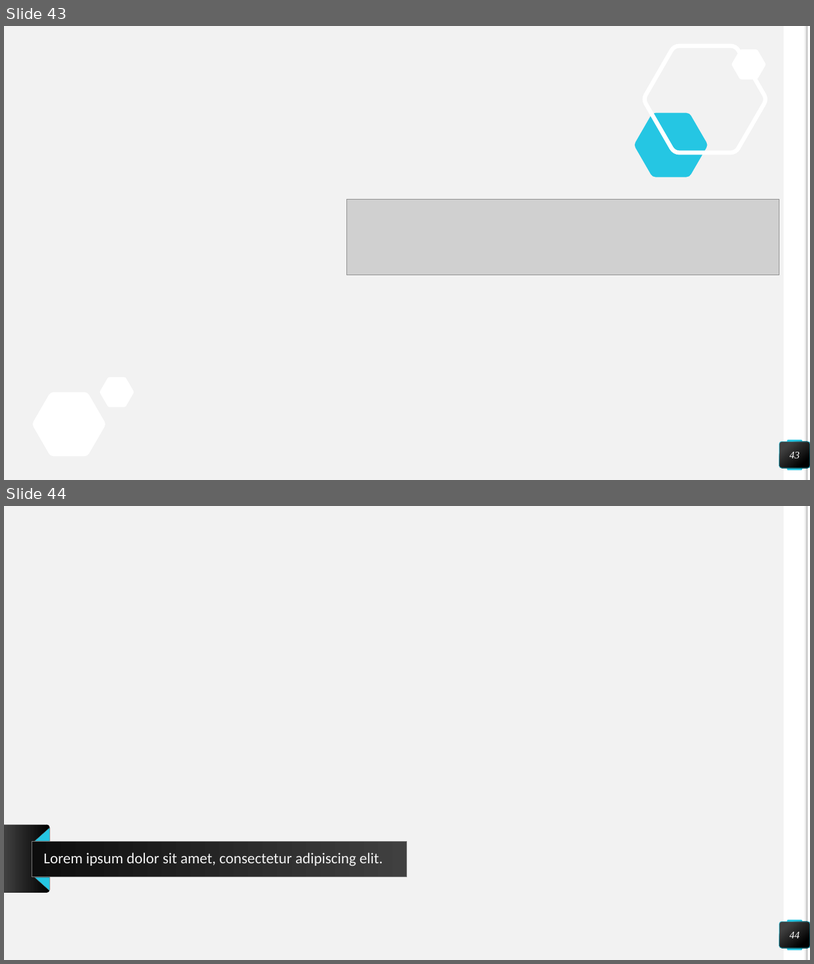
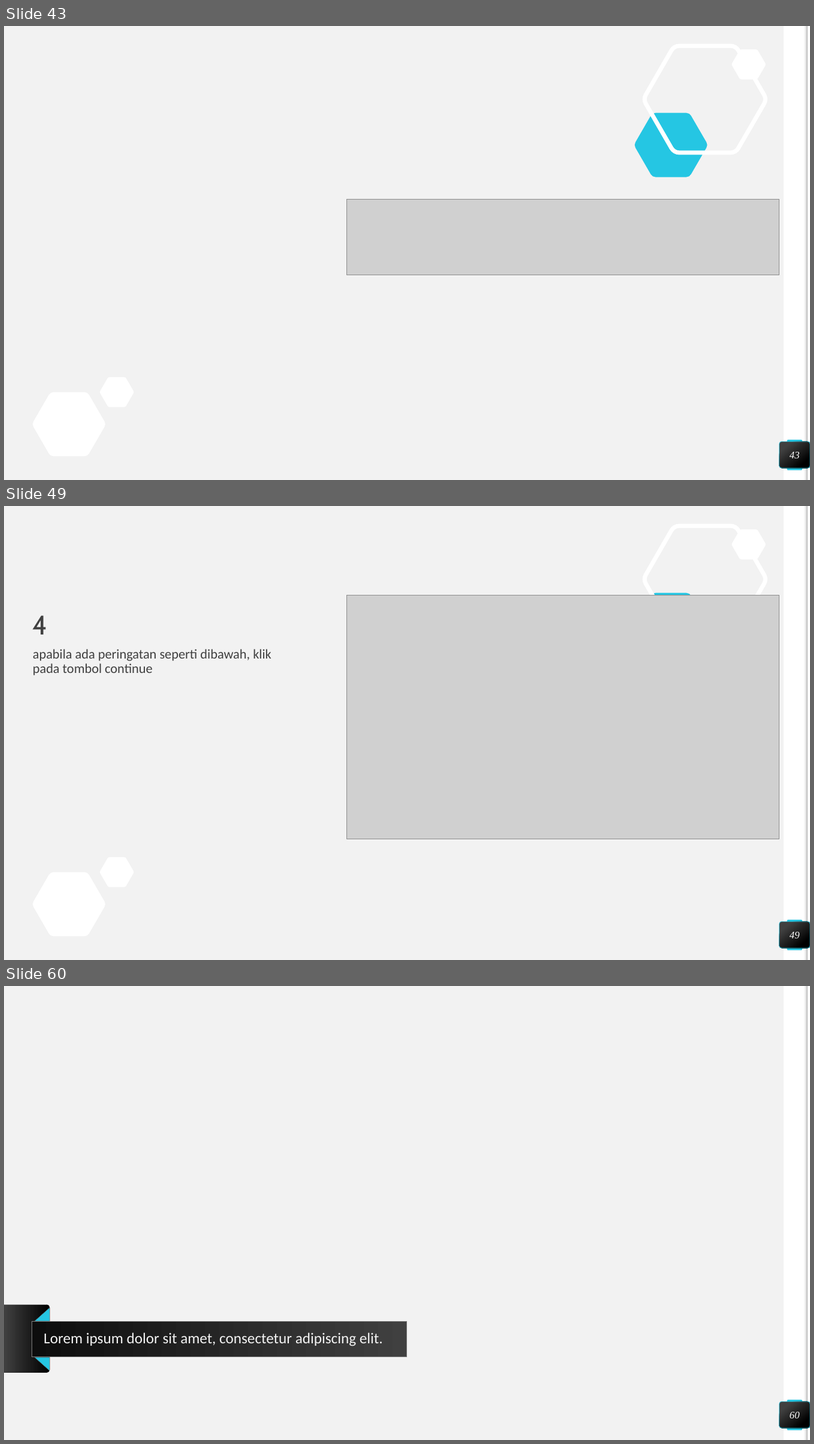
Before and after one commit to muammaradid/Pengantar-Deep-Learning, a slide deck: Tugas 1/54415319_Muammar Adid Prabowo_Tentang Python_4IA17.pptx. Shown one above the other, each under a label of ours: slides 43 and 44 before the commit, slides 43, 49 and 60 after it; the slides between them are not shown. The pictures are 814x964 and 814x1444 pixels, drawn with LibreOffice and Linux fonts; fonts in the diff are those of the drawing; grey boxes stand for pictures; background and template pictures are left out. Boxes give left, top, right and bottom in pixels: in the first picture for what was removed or moved away, otherwise in the second. Text is boxed around its words. In the diff, an @@ line names an element or a change of style, - is before the commit and + after.

```diff
--- a/Tugas 1/54415319_Muammar Adid Prabowo_Tentang Python_4IA17.pptx
+++ b/Tugas 1/54415319_Muammar Adid Prabowo_Tentang Python_4IA17.pptx
@@ slide 49 added at <box>4,506,810,960</box>, background #F2F2F2; not listed: 9 template elements that a slide beside it also shows @@
@@ picture added at <box>347,595,780,839</box> @@
@@ title added at <box>33,615,48,634</box>, 32 pt, text #404040 @@
+4
@@ text added at <box>33,649,272,675</box>, 16 pt, text #404040 @@
+apabila ada peringatan seperti dibawah, klik pada tombol continue
@@ page number added at <box>780,921,810,948</box>, fill gradient #404040 to #000000, outline #25C6E3 0.5 pt, 12 pt, text #FFFFFF, italic @@
+49
@@ what was slide 44 is now slide 60 @@
@@ page number at <box>790,1411,800,1418</box>: text changed @@
-44
+60
```
Also in this commit, not shown: 15 other slides added.
